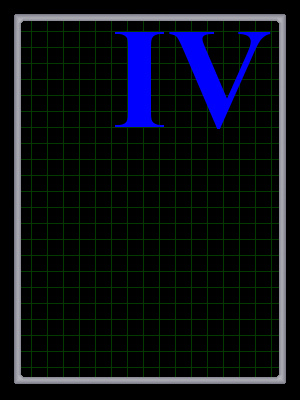
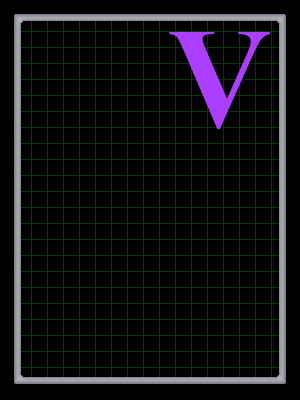
Before/after of a 300x400 layered artwork. What changed in the layer stack:
added layer "V" above "IV" over (169, 32, 271, 129)
hid "IV" over (115, 32, 271, 129)
